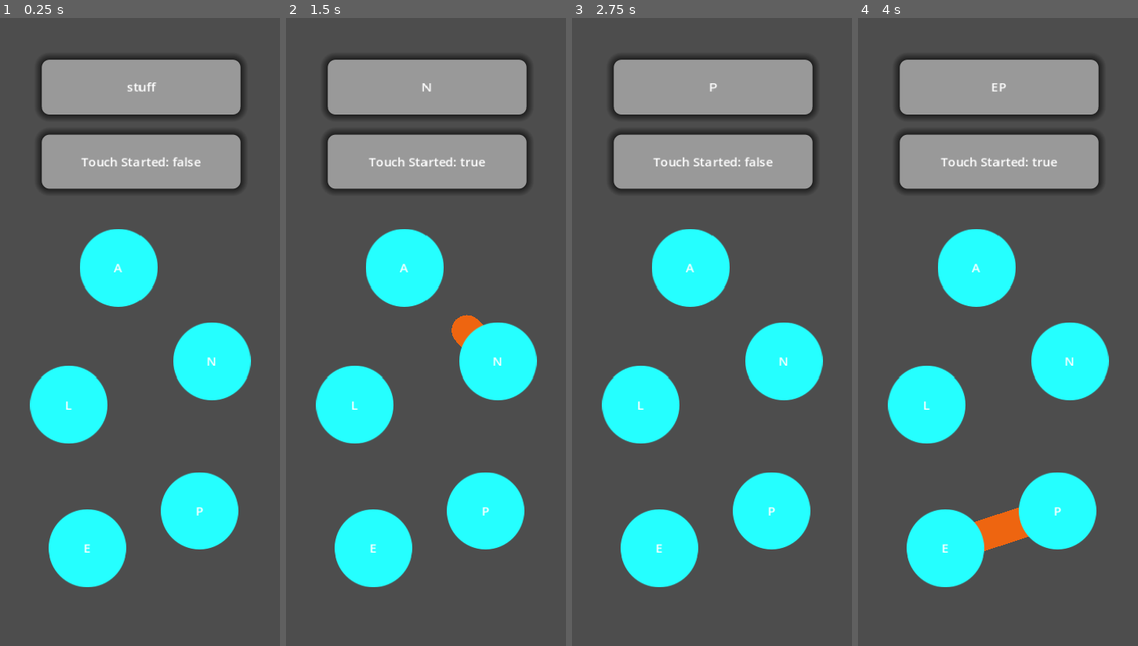
Above: before the commit, frames 1-4 (left to right).
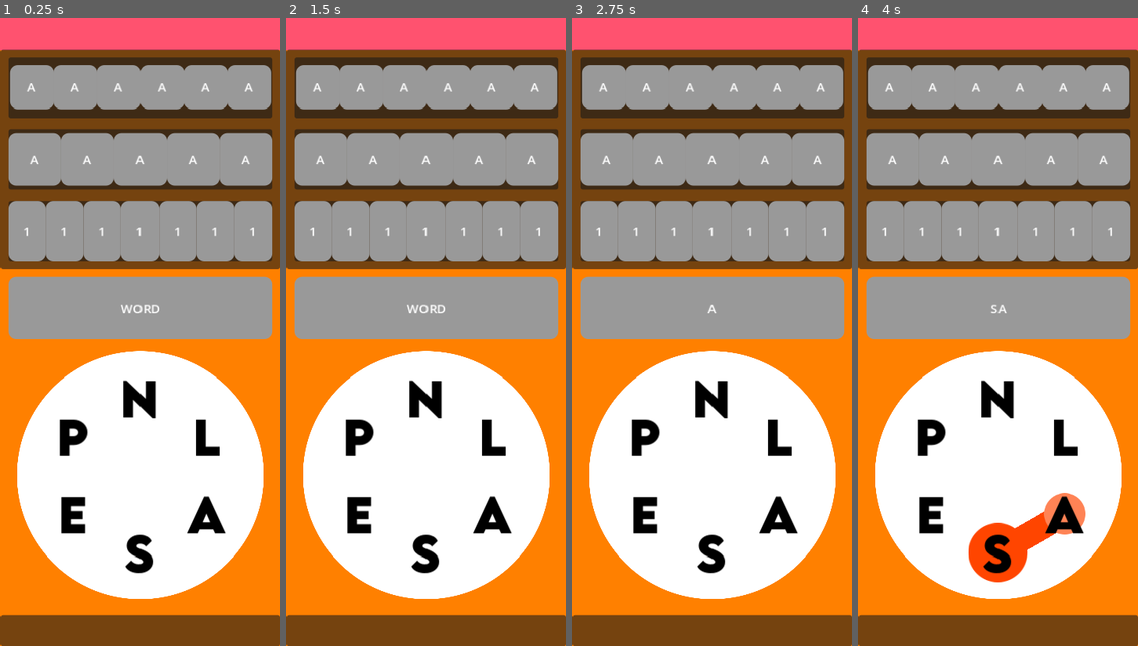
Above: after the commit, the same moments.

Repository: Kimedero/Neno-Play
Game: Godot game, scene res://main_scene.tscn
The game is run twice, just before and just after one commit, with the same random seed, the same clock (stepped at 60 frames per second) and the same inputs. Before the commit the project starts from res://TESTS/investigating_touch_3.tscn.
Inputs (mouse positions are in pixels of both pictures, inside the frame that each line leads up to):
- Up to frame 1 (0.25 s): no input
- Up to frame 2 (1.5 s): tap Enter at 0.5 s; drag from (403, 269) to (498, 363) at 0.52 s; drag from (498, 363) to (403, 269) at 1.27 s
- Up to frame 3 (2.75 s): move the mouse to (770, 507) at 2.02 s; click (770, 507) at 2.17 s
- Up to frame 4 (4 s): tap Space at 2.75 s; drag from (925, 407) to (1070, 363) at 2.77 s; drag from (944, 545) to (1056, 507) at 3.52 s

The runs differ from the first frame. In frame 1, 90% of the frame differs, in the area x 0-100%, y 0-100%; in frame 2, 90%; in frame 3, 90%; in frame 4, 90%.

Commit message:
Word Dragging and Formation Done
We've managed to make the words become formed after dragging on them in the main scene. Next up is the top part of the UI

Diff:
--- a/Images/dot.svg
+++ b/Images/dot.svg
@@ -1 +1,9 @@
-<svg id="Layer_1" data-name="Layer 1" xmlns="http://www.w3.org/2000/svg" viewBox="0 0 100 100"><defs><style>.cls-1{fill:#fff;}</style></defs><circle class="cls-1" cx="50" cy="50" r="50"/></svg>
+<?xml version="1.0" encoding="utf-8"?>
+<!-- Generator: Adobe Illustrator 27.3.1, SVG Export Plug-In . SVG Version: 6.00 Build 0)  -->
+<svg version="1.1" id="Layer_1" xmlns="http://www.w3.org/2000/svg" xmlns:xlink="http://www.w3.org/1999/xlink" x="0px" y="0px"
+	 viewBox="0 0 80 80" style="enable-background:new 0 0 80 80;" xml:space="preserve">
+<style type="text/css">
+	.st0{fill:#FFFFFF;}
+</style>
+<circle class="st0" cx="40" cy="40" r="40"/>
+</svg>
--- a/TESTS/investigating_touch_3.tscn
+++ b/TESTS/investigating_touch_3.tscn
@@ -17,7 +17,6 @@
 script = ExtResource("1_dgbhu")
 
 [node name="WordLabel" type="Label" parent="."]
-anchors_preset = -1
 offset_left = 53.0
 offset_top = 53.0
 offset_right = 309.0
@@ -30,7 +29,6 @@
 vertical_alignment = 1
 
 [node name="InfoLabel" type="Label" parent="."]
-anchors_preset = -1
 offset_left = 53.0
 offset_top = 149.0
 offset_right = 309.0
--- a/test.gd
+++ b/TESTS/test.gd
@@ -7,7 +7,7 @@
 @onready var word_circle_texture_rect: TextureRect = $MiddlePart/WordCircleTextureRect
 @onready var dot_line_2d: Line2D = $MiddlePart/WordCircleTextureRect/DotHub/DotLine2D
 
-const DOT = preload("res://dot.tscn")
+const DOT = preload("res://dot/dot.tscn")
 
 @export var number_of_dots: int = 6
 var min_word_circle_pos: float
--- /dev/null
+++ b/TESTS/test.tscn
@@ -0,0 +1,308 @@
+[gd_scene load_steps=6 format=3 uid="uid://b4isxwnwoh0ih"]
+
+[ext_resource type="Script" uid="uid://dsq50xv0blwpj" path="res://TESTS/test.gd" id="1_8uh7m"]
+[ext_resource type="Texture2D" uid="uid://bbys6n4w0tshx" path="res://Images/MainDot.svg" id="1_37kl0"]
+[ext_resource type="Theme" uid="uid://b7jeweedjkdla" path="res://main_theme.tres" id="1_ppyta"]
+[ext_resource type="PackedScene" uid="uid://cw1m6t16es0w1" path="res://letter.tscn" id="2_6uqi0"]
+[ext_resource type="Script" uid="uid://cwxsedwmea7g1" path="res://word_row_size.gd" id="3_ykrsh"]
+
+[node name="Test" type="Control"]
+layout_mode = 3
+anchors_preset = 15
+anchor_right = 1.0
+anchor_bottom = 1.0
+grow_horizontal = 2
+grow_vertical = 2
+mouse_filter = 2
+theme = ExtResource("1_ppyta")
+script = ExtResource("1_8uh7m")
+
+[node name="BackgroundColorRect" type="ColorRect" parent="."]
+layout_mode = 1
+anchors_preset = 15
+anchor_right = 1.0
+anchor_bottom = 1.0
+grow_horizontal = 2
+grow_vertical = 2
+mouse_filter = 2
+color = Color(1, 0.501961, 0, 1)
+
+[node name="TopMostPart" type="ColorRect" parent="."]
+layout_mode = 1
+anchors_preset = -1
+anchor_right = 1.0
+anchor_bottom = 0.05
+grow_horizontal = 2
+grow_vertical = 2
+mouse_filter = 2
+color = Color(1, 0.321569, 0.435294, 1)
+
+[node name="TopPart" type="Panel" parent="."]
+layout_mode = 1
+anchors_preset = -1
+anchor_top = 0.05
+anchor_right = 1.0
+anchor_bottom = 0.4
+grow_horizontal = 2
+grow_vertical = 2
+mouse_filter = 2
+
+[node name="GridContainer" type="GridContainer" parent="TopPart"]
+layout_mode = 1
+anchors_preset = -1
+anchor_right = 1.0
+anchor_bottom = 1.0
+offset_left = 5.0
+offset_top = 5.0
+offset_right = -5.0
+offset_bottom = -5.0
+grow_horizontal = 2
+grow_vertical = 2
+mouse_filter = 2
+
+[node name="WordRow" type="Control" parent="TopPart/GridContainer"]
+layout_mode = 2
+size_flags_horizontal = 3
+size_flags_vertical = 3
+mouse_filter = 2
+script = ExtResource("3_ykrsh")
+
+[node name="Panel" type="Panel" parent="TopPart/GridContainer/WordRow"]
+layout_mode = 1
+anchors_preset = -1
+anchor_right = 1.0
+anchor_bottom = 1.0
+offset_left = 5.0
+offset_top = 5.0
+offset_right = -5.0
+offset_bottom = -5.0
+grow_horizontal = 2
+grow_vertical = 2
+mouse_filter = 2
+
+[node name="HBoxContainer" type="HBoxContainer" parent="TopPart/GridContainer/WordRow/Panel"]
+layout_mode = 1
+anchors_preset = 15
+anchor_right = 1.0
+anchor_bottom = 1.0
+grow_horizontal = 2
+grow_vertical = 2
+mouse_filter = 2
+theme_override_constants/separation = 0
+alignment = 1
+
+[node name="Letter" parent="TopPart/GridContainer/WordRow/Panel/HBoxContainer" instance=ExtResource("2_6uqi0")]
+layout_mode = 2
+
+[node name="Letter2" parent="TopPart/GridContainer/WordRow/Panel/HBoxContainer" instance=ExtResource("2_6uqi0")]
+layout_mode = 2
+
+[node name="Letter3" parent="TopPart/GridContainer/WordRow/Panel/HBoxContainer" instance=ExtResource("2_6uqi0")]
+layout_mode = 2
+
+[node name="Letter4" parent="TopPart/GridContainer/WordRow/Panel/HBoxContainer" instance=ExtResource("2_6uqi0")]
+layout_mode = 2
+
+[node name="Letter5" parent="TopPart/GridContainer/WordRow/Panel/HBoxContainer" instance=ExtResource("2_6uqi0")]
+layout_mode = 2
+
+[node name="Letter6" parent="TopPart/GridContainer/WordRow/Panel/HBoxContainer" instance=ExtResource("2_6uqi0")]
+layout_mode = 2
+
+[node name="WordRow2" type="Control" parent="TopPart/GridContainer"]
+layout_mode = 2
+size_flags_horizontal = 3
+size_flags_vertical = 3
+mouse_filter = 2
+script = ExtResource("3_ykrsh")
+
+[node name="Panel" type="Panel" parent="TopPart/GridContainer/WordRow2"]
+layout_mode = 1
+anchors_preset = -1
+anchor_right = 1.0
+anchor_bottom = 1.0
+offset_left = 5.0
+offset_top = 5.0
+offset_right = -5.0
+offset_bottom = -5.0
+grow_horizontal = 2
+grow_vertical = 2
+mouse_filter = 2
+
+[node name="HBoxContainer" type="HBoxContainer" parent="TopPart/GridContainer/WordRow2/Panel"]
+layout_mode = 1
+anchors_preset = 15
+anchor_right = 1.0
+anchor_bottom = 1.0
+grow_horizontal = 2
+grow_vertical = 2
+mouse_filter = 2
+theme_override_constants/separation = 0
+alignment = 1
+
+[node name="Letter" parent="TopPart/GridContainer/WordRow2/Panel/HBoxContainer" instance=ExtResource("2_6uqi0")]
+layout_mode = 2
+
+[node name="Letter2" parent="TopPart/GridContainer/WordRow2/Panel/HBoxContainer" instance=ExtResource("2_6uqi0")]
+layout_mode = 2
+
+[node name="Letter3" parent="TopPart/GridContainer/WordRow2/Panel/HBoxContainer" instance=ExtResource("2_6uqi0")]
+layout_mode = 2
+
+[node name="Letter4" parent="TopPart/GridContainer/WordRow2/Panel/HBoxContainer" instance=ExtResource("2_6uqi0")]
+layout_mode = 2
+
+[node name="Letter5" parent="TopPart/GridContainer/WordRow2/Panel/HBoxContainer" instance=ExtResource("2_6uqi0")]
+layout_mode = 2
+
+[node name="WordRow3" type="Control" parent="TopPart/GridContainer"]
+layout_mode = 2
+size_flags_horizontal = 3
+size_flags_vertical = 3
+mouse_filter = 2
+
+[node name="Panel" type="Panel" parent="TopPart/GridContainer/WordRow3"]
+layout_mode = 1
+anchors_preset = -1
+anchor_right = 1.0
+anchor_bottom = 1.0
+offset_left = 5.0
+offset_top = 5.0
+offset_right = -5.0
+offset_bottom = -5.0
+grow_horizontal = 2
+grow_vertical = 2
+mouse_filter = 2
+
+[node name="HBoxContainer" type="HBoxContainer" parent="TopPart/GridContainer/WordRow3/Panel"]
+layout_mode = 1
+anchors_preset = 15
+anchor_right = 1.0
+anchor_bottom = 1.0
+grow_horizontal = 2
+grow_vertical = 2
+mouse_filter = 2
+theme_override_constants/separation = 0
+alignment = 1
+
+[node name="Label" type="Label" parent="TopPart/GridContainer/WordRow3/Panel/HBoxContainer"]
+layout_mode = 2
+size_flags_horizontal = 3
+size_flags_vertical = 1
+text = "1"
+horizontal_alignment = 1
+vertical_alignment = 1
+
+[node name="Label2" type="Label" parent="TopPart/GridContainer/WordRow3/Panel/HBoxContainer"]
+layout_mode = 2
+size_flags_horizontal = 3
+size_flags_vertical = 1
+text = "1"
+horizontal_alignment = 1
+vertical_alignment = 1
+
+[node name="Label3" type="Label" parent="TopPart/GridContainer/WordRow3/Panel/HBoxContainer"]
+layout_mode = 2
+size_flags_horizontal = 3
+size_flags_vertical = 1
+text = "1"
+horizontal_alignment = 1
+vertical_alignment = 1
+
+[node name="Label4" type="Label" parent="TopPart/GridContainer/WordRow3/Panel/HBoxContainer"]
+layout_mode = 2
+size_flags_horizontal = 3
+size_flags_vertical = 1
+text = "1"
+horizontal_alignment = 1
+vertical_alignment = 1
+
+[node name="Label5" type="Label" parent="TopPart/GridContainer/WordRow3/Panel/HBoxContainer"]
+layout_mode = 2
+size_flags_horizontal = 3
+size_flags_vertical = 1
+text = "1"
+horizontal_alignment = 1
+vertical_alignment = 1
+
+[node name="Label6" type="Label" parent="TopPart/GridContainer/WordRow3/Panel/HBoxContainer"]
+layout_mode = 2
+size_flags_horizontal = 3
+size_flags_vertical = 1
+text = "1"
+horizontal_alignment = 1
+vertical_alignment = 1
+
+[node name="Label7" type="Label" parent="TopPart/GridContainer/WordRow3/Panel/HBoxContainer"]
+layout_mode = 2
+size_flags_horizontal = 3
+size_flags_vertical = 1
+text = "1"
+horizontal_alignment = 1
+vertical_alignment = 1
+
+[node name="MiddlePart" type="Control" parent="."]
+layout_mode = 1
+anchor_top = 0.4
+anchor_right = 1.0
+anchor_bottom = 0.95
+offset_left = 10.0
+offset_top = 10.0
+offset_right = -10.0
+offset_bottom = -10.0
+grow_horizontal = 2
+grow_vertical = 2
+mouse_filter = 2
+
+[node name="FormedWordControl" type="Control" parent="MiddlePart"]
+layout_mode = 1
+anchor_right = 1.0
+anchor_bottom = 0.2
+offset_bottom = -5.0
+grow_horizontal = 2
+grow_vertical = 2
+mouse_filter = 2
+
+[node name="FormedWordLabel" type="Label" parent="MiddlePart/FormedWordControl"]
+layout_mode = 1
+anchors_preset = -1
+anchor_right = 1.0
+anchor_bottom = 1.0
+grow_horizontal = 2
+grow_vertical = 2
+text = "WORD"
+horizontal_alignment = 1
+vertical_alignment = 1
+
+[node name="WordCircleTextureRect" type="TextureRect" parent="MiddlePart"]
+layout_mode = 1
+anchors_preset = -1
+anchor_top = 0.2
+anchor_right = 1.0
+anchor_bottom = 1.0
+grow_horizontal = 2
+grow_vertical = 2
+mouse_filter = 2
+texture = ExtResource("1_37kl0")
+expand_mode = 1
+stretch_mode = 5
+
+[node name="DotHub" type="Node2D" parent="MiddlePart/WordCircleTextureRect"]
+position = Vector2(169.32, 169.32)
+
+[node name="DotLine2D" type="Line2D" parent="MiddlePart/WordCircleTextureRect/DotHub"]
+points = PackedVector2Array(257.68, 75.62, 12.68, -30.38, 403.68, -142.38, 315.68, 4.62, 287.68, -56.38, 180.68, -28.38, 214.68, 18.62)
+width = 32.0
+default_color = Color(1, 0.341176, 0, 1)
+joint_mode = 2
+begin_cap_mode = 2
+end_cap_mode = 2
+
+[node name="BottomPart" type="Panel" parent="."]
+layout_mode = 1
+anchors_preset = -1
+anchor_top = 0.95
+anchor_right = 1.0
+anchor_bottom = 1.0
+grow_horizontal = 2
+grow_vertical = 2
--- a/dot.tscn
+++ /dev/null
@@ -1,41 +0,0 @@
-[gd_scene load_steps=4 format=3 uid="uid://bqg7hwi0is1eb"]
-
-[ext_resource type="Texture2D" uid="uid://bv1ltpt3qalow" path="res://Images/dot.svg" id="1_swi4y"]
-[ext_resource type="Script" uid="uid://dfki4ync8q7ft" path="res://dot.gd" id="1_syhbm"]
-
-[sub_resource type="CircleShape2D" id="CircleShape2D_l5yy6"]
-radius = 40.0
-
-[node name="DOT" type="Area2D"]
-script = ExtResource("1_syhbm")
-
-[node name="CollisionShape2D" type="CollisionShape2D" parent="."]
-shape = SubResource("CircleShape2D_l5yy6")
-
-[node name="SpriteHub" type="Node2D" parent="."]
-scale = Vector2(0.8, 0.8)
-
-[node name="DotSprite2D" type="Sprite2D" parent="SpriteHub"]
-modulate = Color(1, 0.270588, 0, 1)
-texture = ExtResource("1_swi4y")
-
-[node name="HighlightSprite2D" type="Sprite2D" parent="SpriteHub"]
-visible = false
-modulate = Color(0.933333, 0.396078, 0.0627451, 1)
-texture = ExtResource("1_swi4y")
-
-[node name="DotLabel" type="Label" parent="."]
-anchors_preset = 8
-anchor_left = 0.5
-anchor_top = 0.5
-anchor_right = 0.5
-anchor_bottom = 0.5
-offset_left = -40.0
-offset_top = -40.0
-offset_right = 40.0
-offset_bottom = 40.0
-grow_horizontal = 2
-grow_vertical = 2
-text = "A"
-horizontal_alignment = 1
-vertical_alignment = 1
--- /dev/null
+++ b/dot/dot.gd
@@ -0,0 +1,35 @@
+extends Area2D
+class_name Dot
+
+@onready var collision_shape_2d: CollisionShape2D = $CollisionShape2D
+@onready var dot_sprite_2d: Sprite2D = $DotSprite2D
+
+@onready var dot_label: Label = $DotLabel
+
+var dot_size = 40
+
+var dot_value: String = 'A'
+
+@export var highlight_color: Color = Color('#ff4500')
+var normal_color: Color = Color.WHITE
+
+func _ready() -> void:
+	dot_label.text = dot_value
+
+	dot_sprite_2d.scale = Vector2.ZERO
+
+
+func highlight_dot():
+	var highlight_tween := create_tween()
+	highlight_tween.tween_property(dot_sprite_2d, "modulate", highlight_color, 0.2)
+	highlight_tween.parallel().tween_property(dot_sprite_2d, "scale", Vector2.ONE, 0.2)
+	highlight_tween.set_ease(Tween.EASE_IN_OUT)
+	highlight_tween.set_trans(Tween.TRANS_SPRING)
+
+
+func dehighlight_dot():
+	var dehighlight_tween := create_tween()
+	dehighlight_tween.tween_property(dot_sprite_2d, "modulate", normal_color, 0.2)
+	dehighlight_tween.parallel().tween_property(dot_sprite_2d, "scale", Vector2.ZERO, 0.2)
+	dehighlight_tween.set_ease(Tween.EASE_IN_OUT)
+	dehighlight_tween.set_trans(Tween.TRANS_SPRING)
--- /dev/null
+++ b/dot/dot.tscn
@@ -0,0 +1,42 @@
+[gd_scene load_steps=5 format=3 uid="uid://bqg7hwi0is1eb"]
+
+[ext_resource type="Script" uid="uid://njn6w8giikp7" path="res://dot/dot.gd" id="1_x7w01"]
+[ext_resource type="Texture2D" uid="uid://bv1ltpt3qalow" path="res://Images/dot.svg" id="2_7tqs5"]
+[ext_resource type="FontFile" uid="uid://ene36357ko42" path="res://dot/dot_fonts/LEMONMILK-Bold.otf" id="3_ay6xu"]
+
+[sub_resource type="CircleShape2D" id="CircleShape2D_l5yy6"]
+radius = 40.0
+
+[node name="DOT" type="Area2D"]
+script = ExtResource("1_x7w01")
+
+[node name="CollisionShape2D" type="CollisionShape2D" parent="."]
+shape = SubResource("CircleShape2D_l5yy6")
+
+[node name="DotSprite2D" type="Sprite2D" parent="."]
+modulate = Color(1, 0.270588, 0, 1)
+texture = ExtResource("2_7tqs5")
+
+[node name="HighlightSprite2D" type="Sprite2D" parent="."]
+visible = false
+modulate = Color(0.933333, 0.396078, 0.0627451, 1)
+texture = ExtResource("2_7tqs5")
+
+[node name="DotLabel" type="Label" parent="."]
+anchors_preset = 8
+anchor_left = 0.5
+anchor_top = 0.5
+anchor_right = 0.5
+anchor_bottom = 0.5
+offset_left = -40.0
+offset_top = -40.0
+offset_right = 40.0
+offset_bottom = 40.0
+grow_horizontal = 2
+grow_vertical = 2
+theme_override_colors/font_color = Color(0, 0, 0, 1)
+theme_override_fonts/font = ExtResource("3_ay6xu")
+theme_override_font_sizes/font_size = 60
+text = "A"
+horizontal_alignment = 1
+vertical_alignment = 1
--- /dev/null
+++ b/main_scene.gd
@@ -0,0 +1,98 @@
+extends Control
+
+@onready var formed_word_label: Label = $MiddlePart/FormedWordControl/FormedWordLabel
+
+@onready var word_circle_texture_rect: TextureRect = $MiddlePart/WordCircleTextureRect
+@onready var dot_hub: Node2D = $MiddlePart/WordCircleTextureRect/DotHub
+
+@onready var dot_line_2d: Line2D = $MiddlePart/WordCircleTextureRect/DotHub/DotLine2D
+
+const DOT = preload("res://dot/dot.tscn")
+var selected_dot_array: Array[Dot]
+
+var actual_letters = "NLASEP"
+@export var number_of_dots: int = 6
+var min_word_circle_position: float
+
+var dot_wall_offset: int = 20 ## dot's distance in pixels from the Word Circle wall
+
+var touch_started: bool ## if action to select dot has started
+var drag_started: bool ## to help display the line_2d
+
+
+func _ready() -> void:
+	centering_dot_hub()
+	place_dots()
+
+
+func _input(event: InputEvent) -> void:
+	var screen_touch := event as InputEventScreenTouch
+	if screen_touch:
+		if screen_touch.pressed:
+			touch_started = true
+		elif not screen_touch.pressed:
+			touch_started = false
+
+			for _dot: Dot in selected_dot_array:
+				_dot.dehighlight_dot()
+			selected_dot_array.clear()
+			dot_line_2d.clear_points()
+
+
+	var screen_drag := event as InputEventScreenDrag
+	if screen_drag:
+		display_dot_line()
+
+
+func centering_dot_hub():
+	if word_circle_texture_rect.size.x > word_circle_texture_rect.size.y:
+		min_word_circle_position = word_circle_texture_rect.size.y
+	else:
+		min_word_circle_position = word_circle_texture_rect.size.x
+	dot_hub.position = Vector2.ONE * min_word_circle_position * 0.5
+	await get_tree().process_frame
+	#print("Dot Hub Position: %s - Global Pos: %s" % [dot_hub.position, dot_hub.global_position] )
+
+
+func place_dots():
+	for index in number_of_dots:
+		var new_node = Node2D.new()
+		dot_hub.add_child(new_node)
+		new_node.name = "dot_node_%s" % [index]
+
+		var dot: Dot = DOT.instantiate()
+		dot.name = "DOT_%s" % [index]
+		dot.dot_value = actual_letters[index]
+		new_node.add_child(dot)
+
+		dot.input_event.connect(on_dot_input_event.bind(dot))
+
+		dot.position = Vector2.UP * Vector2.ONE * min_word_circle_position * 0.5 - (Vector2.UP * dot.dot_size + Vector2.UP * dot_wall_offset)
+
+		var dot_rotation = index * TAU / number_of_dots
+		new_node.rotation = dot_rotation
+		dot.rotation = -dot_rotation
+
+
+func on_dot_input_event(_viewport: Node, _event: InputEvent, _shape_idx: int, dot: Dot):
+	if dot not in selected_dot_array and touch_started:
+		selected_dot_array.append(dot)
+		#print("Selected dots: %s - %s" % [selected_dot_array.size(), selected_dot_array])
+
+		display_word()
+
+
+func display_word():
+	formed_word_label.text = ""
+	for dot in selected_dot_array:
+		dot.highlight_dot()
+		formed_word_label.text += dot.dot_label.text
+
+
+func display_dot_line():
+	dot_line_2d.clear_points()
+
+	if not selected_dot_array.is_empty():
+		for dot: Dot in selected_dot_array:
+			dot_line_2d.add_point(dot.global_position - dot_hub.global_position)
+		dot_line_2d.add_point(get_global_mouse_position() - dot_hub.global_position)
--- a/test.tscn
+++ b/main_scene.tscn
@@ -1,12 +1,12 @@
-[gd_scene load_steps=6 format=3 uid="uid://b4isxwnwoh0ih"]
-
-[ext_resource type="Script" uid="uid://dsq50xv0blwpj" path="res://test.gd" id="1_8uh7m"]
-[ext_resource type="Texture2D" uid="uid://bbys6n4w0tshx" path="res://Images/MainDot.svg" id="1_37kl0"]
-[ext_resource type="Theme" uid="uid://b7jeweedjkdla" path="res://main_theme.tres" id="1_ppyta"]
-[ext_resource type="PackedScene" uid="uid://cw1m6t16es0w1" path="res://letter.tscn" id="2_6uqi0"]
-[ext_resource type="Script" uid="uid://cwxsedwmea7g1" path="res://word_row_size.gd" id="3_ykrsh"]
-
-[node name="Test" type="Control"]
+[gd_scene load_steps=6 format=3 uid="uid://gvbdsf52q083"]
+
+[ext_resource type="Theme" uid="uid://b7jeweedjkdla" path="res://main_theme.tres" id="1_8mm7a"]
+[ext_resource type="Script" uid="uid://by2vfsylw04mb" path="res://main_scene.gd" id="2_8mm7a"]
+[ext_resource type="Script" uid="uid://cwxsedwmea7g1" path="res://word_row_size.gd" id="3_nfk4m"]
+[ext_resource type="PackedScene" uid="uid://cw1m6t16es0w1" path="res://letter.tscn" id="4_66tet"]
+[ext_resource type="Texture2D" uid="uid://bbys6n4w0tshx" path="res://Images/MainDot.svg" id="5_7ycvg"]
+
+[node name="MainScene" type="Control"]
 layout_mode = 3
 anchors_preset = 15
 anchor_right = 1.0
@@ -14,8 +14,8 @@
 grow_horizontal = 2
 grow_vertical = 2
 mouse_filter = 2
-theme = ExtResource("1_ppyta")
-script = ExtResource("1_8uh7m")
+theme = ExtResource("1_8mm7a")
+script = ExtResource("2_8mm7a")
 
 [node name="BackgroundColorRect" type="ColorRect" parent="."]
 layout_mode = 1
@@ -280,10 +280,14 @@
 anchor_top = 0.2
 anchor_right = 1.0
 anchor_bottom = 1.0
-grow_horizontal = 2
-grow_vertical = 2
-mouse_filter = 2
-texture = ExtResource("1_37kl0")
+offset_left = 10.0
+offset_top = 10.0
+offset_right = -10.0
+offset_bottom = -10.0
+grow_horizontal = 2
+grow_vertical = 2
+mouse_filter = 2
+texture = ExtResource("5_7ycvg")
 expand_mode = 1
 stretch_mode = 5
 
@@ -291,10 +295,8 @@
 position = Vector2(169.32, 169.32)
 
 [node name="DotLine2D" type="Line2D" parent="MiddlePart/WordCircleTextureRect/DotHub"]
-points = PackedVector2Array(257.68, 75.62, 12.68, -30.38, 403.68, -142.38, 315.68, 4.62, 287.68, -56.38, 180.68, -28.38, 214.68, 18.62)
 width = 32.0
-default_color = Color(1, 0.341176, 0, 1)
-joint_mode = 2
+default_color = Color(1, 0.270588, 0, 1)
 begin_cap_mode = 2
 end_cap_mode = 2
 
--- a/project.godot
+++ b/project.godot
@@ -11,7 +11,7 @@
 [application]
 
 config/name="Neno Play"
-run/main_scene="uid://mxyrt2wnotjr"
+run/main_scene="uid://gvbdsf52q083"
 config/features=PackedStringArray("4.4", "Forward Plus")
 config/icon="res://icon.svg"
 
Renamed: dot.gd -> TESTS/dot_test.gd
Renamed: dot.gd.uid -> TESTS/dot_test.gd.uid
Renamed: test.gd.uid -> TESTS/test.gd.uid
Not shown, added: dot/dot.gd.uid
Binary file added: dot/dot_fonts/Azonix.otf
Not shown, added: dot/dot_fonts/Azonix.otf.import
Binary file added: dot/dot_fonts/LEMONMILK-Bold.otf
Not shown, added: dot/dot_fonts/LEMONMILK-Bold.otf.import
Not shown, added: main_scene.gd.uid
Not shown: 4 places in main_scene.tscn that only renumber resources
